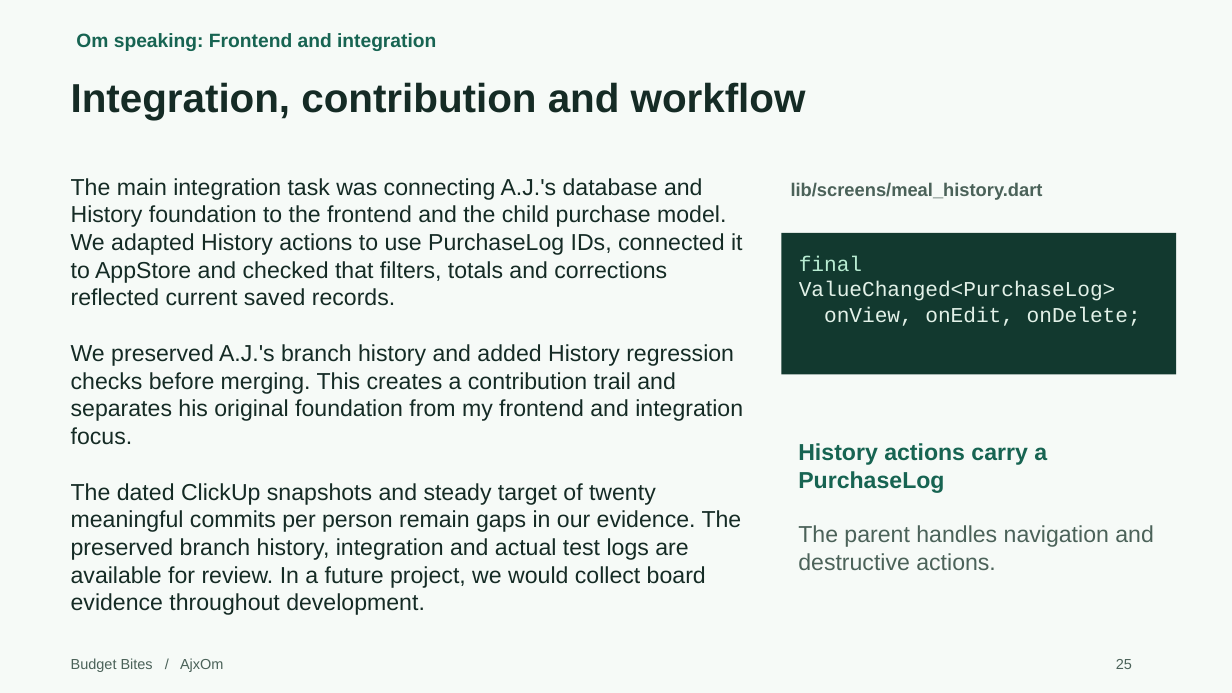
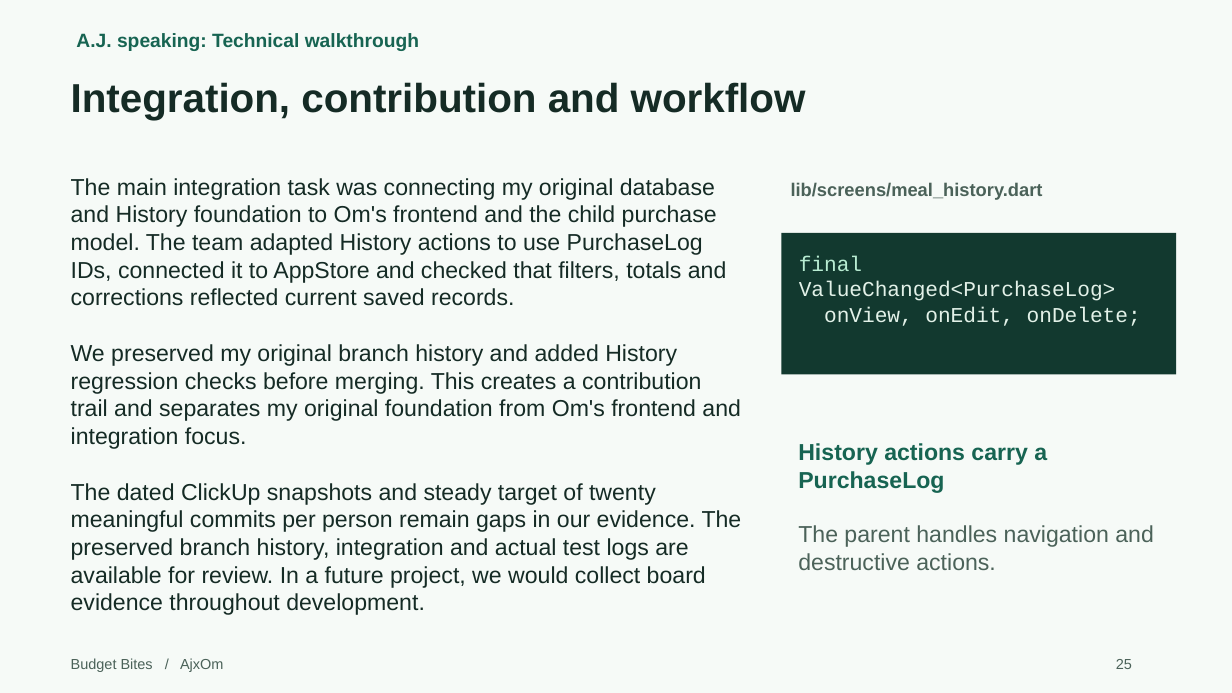
Before and after one commit to Omswaroopreddyudumula/ajxom-budget-bites, a slide deck: slide 25 of submission/Project1_Presentation.pptx. Drawn at 1232x693 pixels with LibreOffice and Linux fonts; fonts in the diff are those of the drawing. Boxes give left, top, right and bottom in pixels: in the first picture for what was removed or moved away, otherwise in the second. Text is boxed around its words. In the diff, an @@ line names an element or a change of style, - is before the commit and + after.

Commit message:
Shift presentation lead to A.J. and shorten Om's speaking sections

```diff
--- a/submission/Project1_Presentation.pptx
+++ b/submission/Project1_Presentation.pptx
@@ text at bbox=[76, 33, 419, 51]: text changed @@
-Om speaking: Frontend and integration
+A.J. speaking: Technical walkthrough
@@ text at bbox=[71, 178, 741, 449]: text changed @@
-The main integration task was connecting A.J.'s database and History foundation to the frontend and the child purchase model. We adapted History actions to use PurchaseLog IDs, connected it to AppStore and checked that filters, totals and corrections reflected current saved records.
-We preserved A.J.'s branch history and added History regression checks before merging. This creates a contribution trail and separates his original foundation from my frontend and integration focus.
+The main integration task was connecting my original database and History foundation to Om's frontend and the child purchase model. The team adapted History actions to use PurchaseLog IDs, connected it to AppStore and checked that filters, totals and corrections reflected current saved records.
+We preserved my original branch history and added History regression checks before merging. This creates a contribution trail and separates my original foundation from Om's frontend and integration focus.
```
Also in this commit, not shown: 17 other slides changed, 3 other files.
